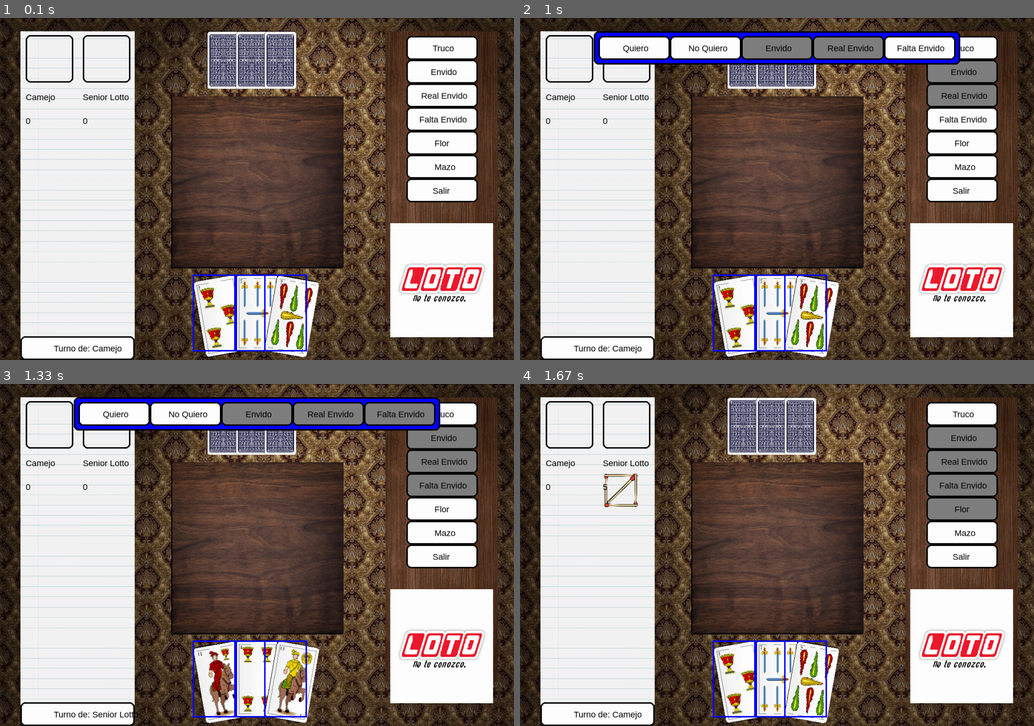
Above: before the commit, frames 1-4 (two rows, left to right).
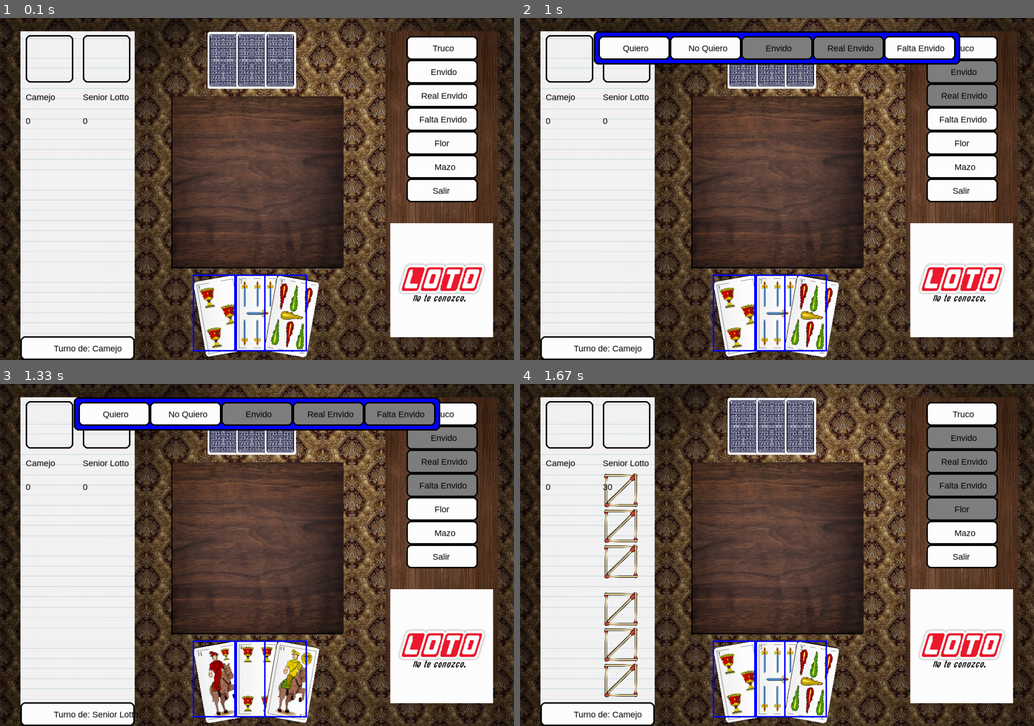
Above: after the commit, the same moments.

Repository: rovifran/aninfo2C23
Game: pygame game, started from src/truco.py
The game is run twice, just before and just after one commit, with the same random seed, the same clock (stepped at 60 frames per second) and the same inputs.
Inputs (mouse positions are in pixels of both pictures, inside the frame that each line leads up to):
- Up to frame 1 (0.1 s): no input
- Up to frame 2 (1 s): press the mouse at (962, 72) at 0.37 s; move the mouse to (874, 182) at 0.47 s; release the mouse at (792, 291) at 0.6 s; press the mouse at (962, 93) at 0.7 s; move the mouse to (777, 192) at 0.8 s; release the mouse at (597, 288) at 0.93 s
- Up to frame 3 (1.33 s): click "Falta Envido" at 1.05 s
- Up to frame 4 (1.67 s): click "Quiero" at 1.38 s

Frames 1-3 are identical in both runs. In frame 4, 1.3% of the frame differs, in the area x 16-23%, y 29-92%.

Commit message:
Arreglado bug de que no andaba falta envido

Diff:
--- a/src/cantar_truco.py
+++ b/src/cantar_truco.py
@@ -1,3 +1,4 @@
+NO_QUIERO = "NO_QUIERO"
 
 PUNTOS_Y_FASES = {
     "TRUCO": 2,
@@ -19,7 +20,7 @@
         self.aceptado = True
 
     def rechazar_truco(self) -> int:
-        self.fase = "NO_QUIERO"
+        self.fase = NO_QUIERO
         self.aceptado = False
         return self.calcular_puntos()
 
--- a/src/envido.py
+++ b/src/envido.py
@@ -1,7 +1,8 @@
-#from cartas import _Carta
 from jugador import Jugador
 
 from math import floor
+
+FALTAENVIDO = "FALTAENVIDO"
 
 FASES_Y_PUNTOS = {
     "FALTAENVIDO": 0,
@@ -35,7 +36,7 @@
         self.max_puntos = max_puntos
         self.fase = fase
 
-        if fase == "FALTAENVIDO":
+        if fase == FALTAENVIDO:
             self.es_falta_envido = True
         else:
             self.es_falta_envido = False
@@ -99,10 +100,11 @@
         self.jugador_oponente = aux
 
     def actualizar(self, tipo_envido):
-        if tipo_envido == "FALTAENVIDO":
+        if tipo_envido == FALTAENVIDO:
             if self.es_falta_envido:
                 return False
             self._actualizar()
+            self.es_falta_envido = True
             return True
 
         fase_nueva = self.fase + "_" + tipo_envido
--- a/src/jugador.py
+++ b/src/jugador.py
@@ -1,4 +1,5 @@
 import cartas
+MAX_PUNTOS = 30
 
 class Jugador:
     """
@@ -28,6 +29,7 @@
     """
     def sumar_puntos(self, puntos):
         self.puntos += puntos
+        self.puntos = min(self.puntos, MAX_PUNTOS)
 
     """
     Pregunta si el jugador tiene los puntos necesarios para ganar.
